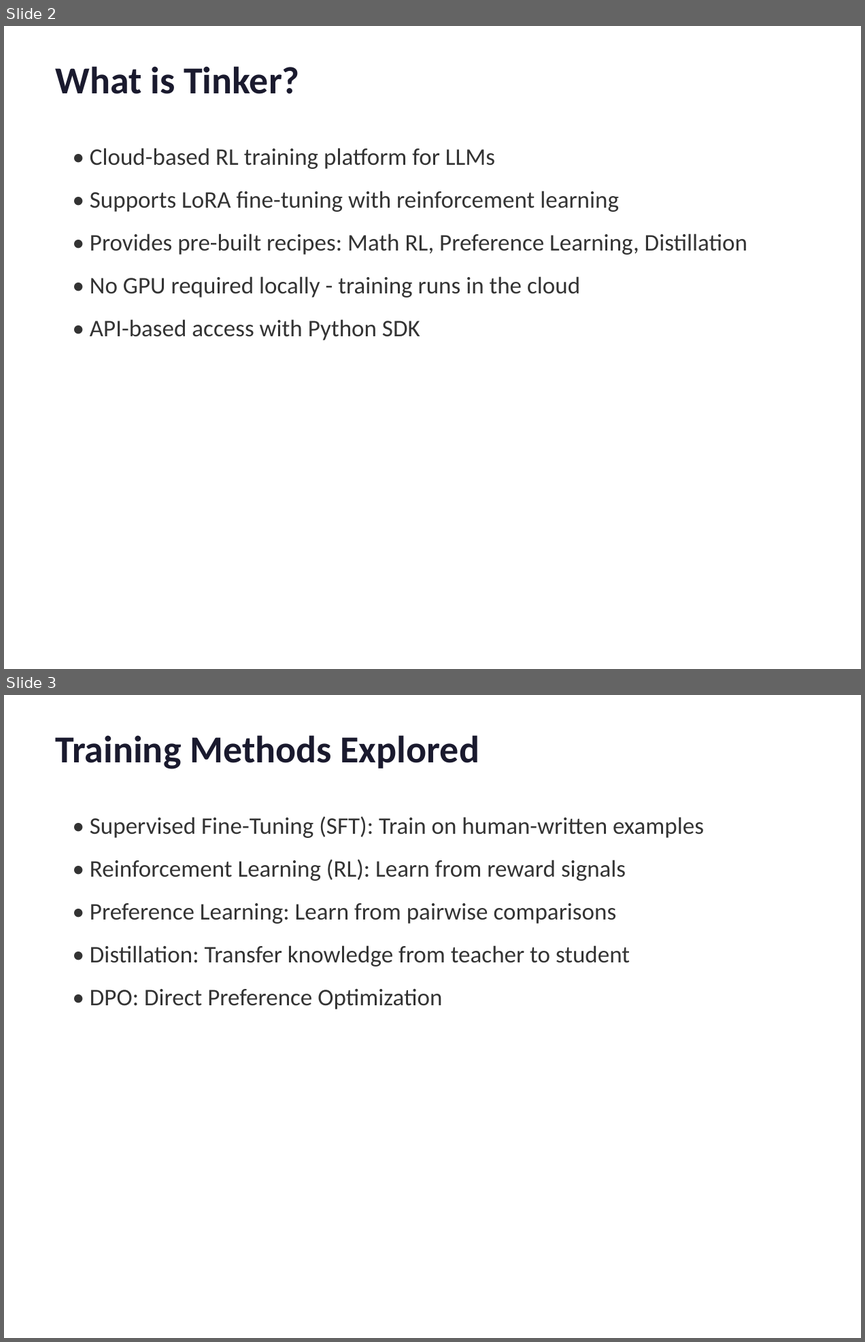
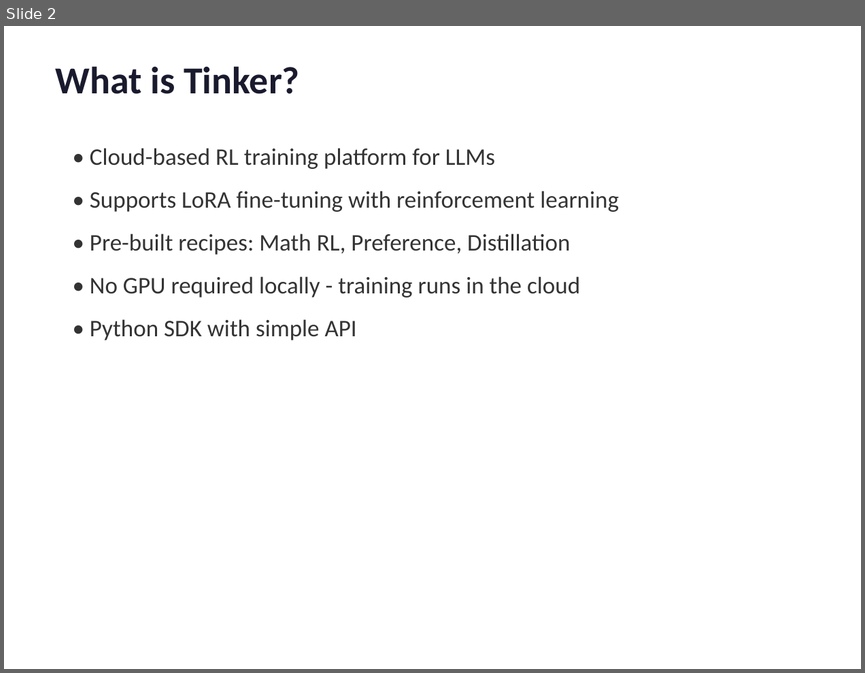
Before and after one commit to arvindcr4/tinker-experiments, a slide deck: Tinker_RL_Demo.pptx. Shown one above the other, each under a label of ours: slides 2 and 3 before the commit, slide 2 after it. The pictures are 865x1342 and 865x673 pixels, drawn with LibreOffice and Linux fonts; fonts in the diff are those of the drawing. Boxes give left, top, right and bottom in pixels: in the first picture for what was removed or moved away, otherwise in the second. Text is boxed around its words. In the diff, an @@ line names an element or a change of style, - is before the commit and + after.

```diff
--- a/Tinker_RL_Demo.pptx
+++ b/Tinker_RL_Demo.pptx
@@ slide 3 removed at (x1=4, y1=695, x2=861, y2=1338), background #FFFFFF @@
@@ text removed at (x1=55, y1=735, x2=479, y2=769) @@
-Training Methods Explored
@@ text removed at (x1=90, y1=816, x2=704, y2=1009) @@
-• Supervised Fine-Tuning (SFT): Train on human-written examples
-• Reinforcement Learning (RL): Learn from reward signals
-• Preference Learning: Learn from pairwise comparisons
-• Distillation: Transfer knowledge from teacher to student
-• DPO: Direct Preference Optimization
@@ slide 2 changed as well @@
@@ text at (x1=90, y1=233, x2=570, y2=254): text changed @@
-• Provides pre-built recipes: Math RL, Preference Learning, Distillation
+• Pre-built recipes: Math RL, Preference, Distillation
@@ text at (x1=90, y1=319, x2=357, y2=340): text changed @@
-• API-based access with Python SDK
+• Python SDK with simple API
```
Also in this commit, not shown: 7 other slides changed, 6 slides added, 4 other slides removed, 1 other file.
